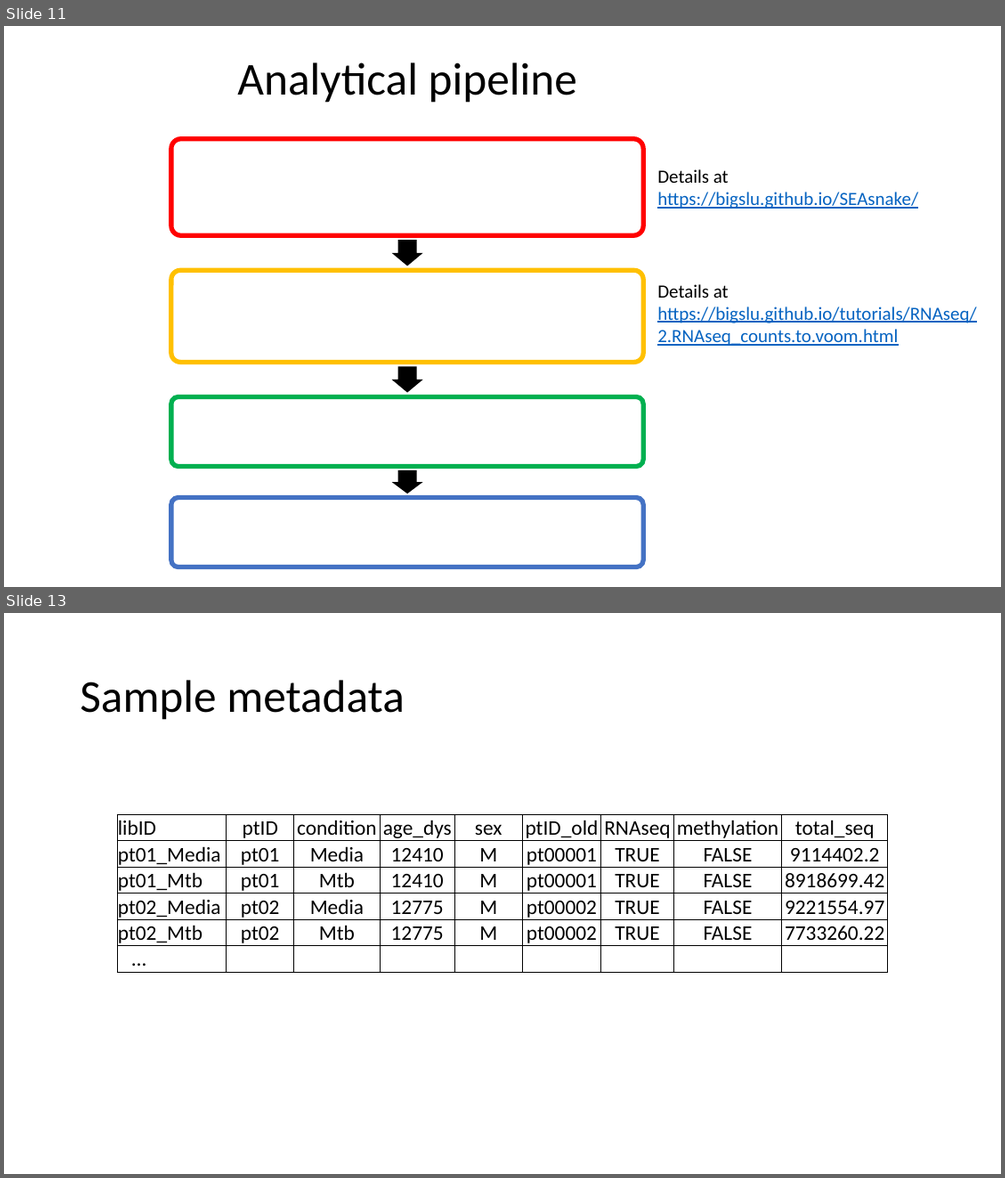
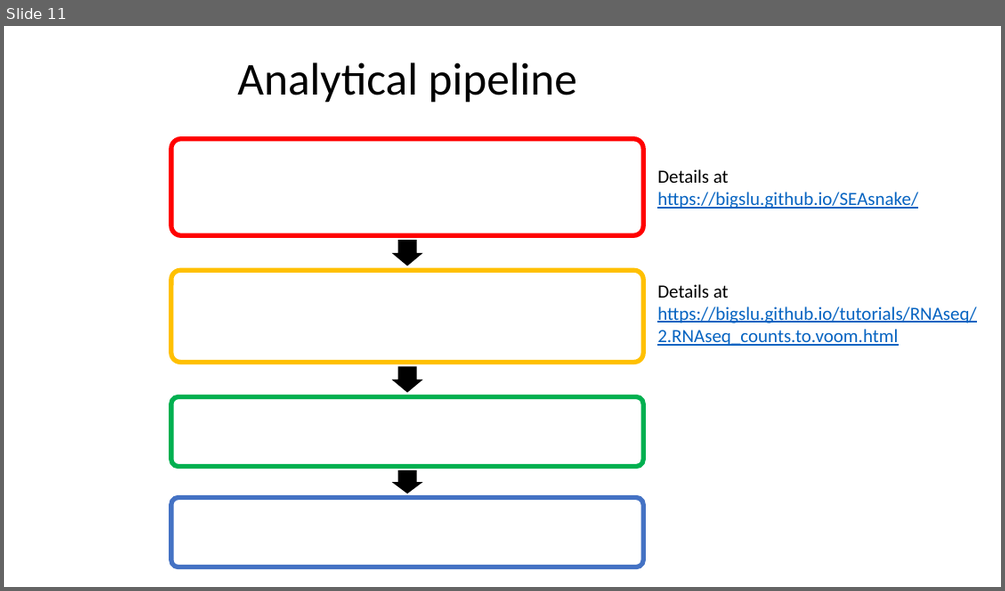
Before and after one commit to BIGslu/workshops, a slide deck: 2023.01.30_RNAseq.i4TB/welcome.pptx. Shown one above the other, each under a label of ours: slides 11 and 13 before the commit, slide 11 after it; the slides between them are not shown. The pictures are 1005x1178 and 1005x591 pixels, drawn with LibreOffice and Linux fonts; fonts in the diff are those of the drawing. Boxes give left, top, right and bottom in pixels: in the first picture for what was removed or moved away, otherwise in the second. Text is boxed around its words. In the diff, an @@ line names an element or a change of style, - is before the commit and + after.

```diff
--- a/2023.01.30_RNAseq.i4TB/welcome.pptx
+++ b/2023.01.30_RNAseq.i4TB/welcome.pptx
@@ slide 13 removed at (4, 613, 1001, 1174), background #FFFFFF @@
@@ title removed at (80, 680, 404, 720) @@
-Sample metadata
@@ table removed at (117, 815, 888, 969), 6 rows, 9 columns @@
-libID | ptID | condition | age_dys | sex | ptID_old | RNAseq | methylation | total_seq
-pt01_Media | pt01 | Media | 12410 | M | pt00001 | TRUE | FALSE | 9114402.2
-pt01_Mtb | pt01 | Mtb | 12410 | M | pt00001 | TRUE | FALSE | 8918699.42
-pt02_Media | pt02 | Media | 12775 | M | pt00002 | TRUE | FALSE | 9221554.97
-pt02_Mtb | pt02 | Mtb | 12775 | M | pt00002 | TRUE | FALSE | 7733260.22
-… |  |  |  |  |  |  |  | 
```
Also in this commit, not shown: 6 slides changed.
